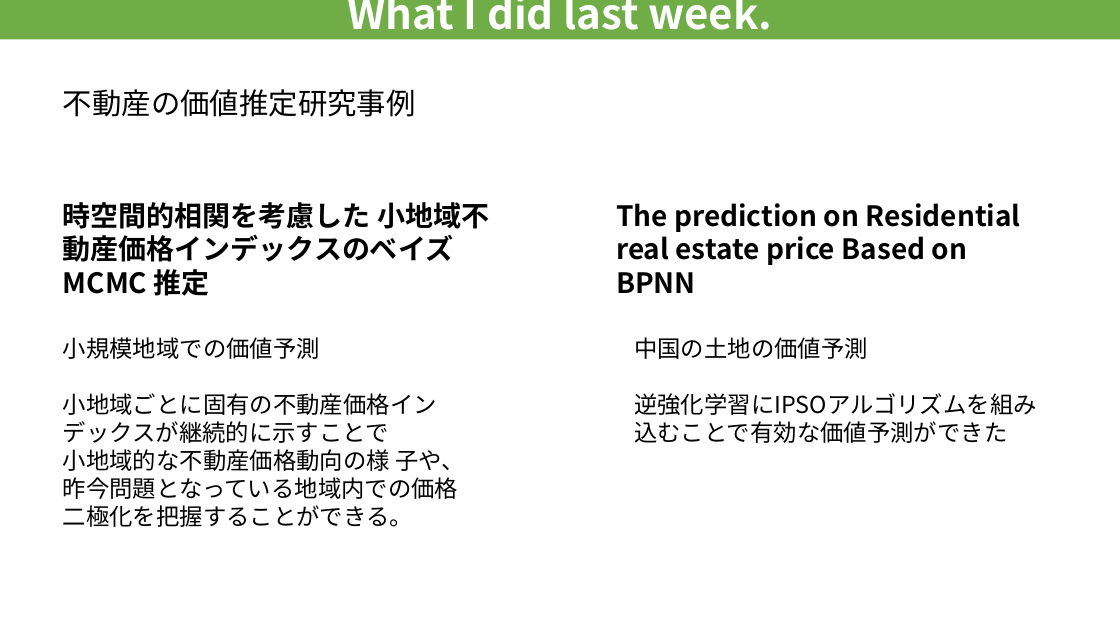
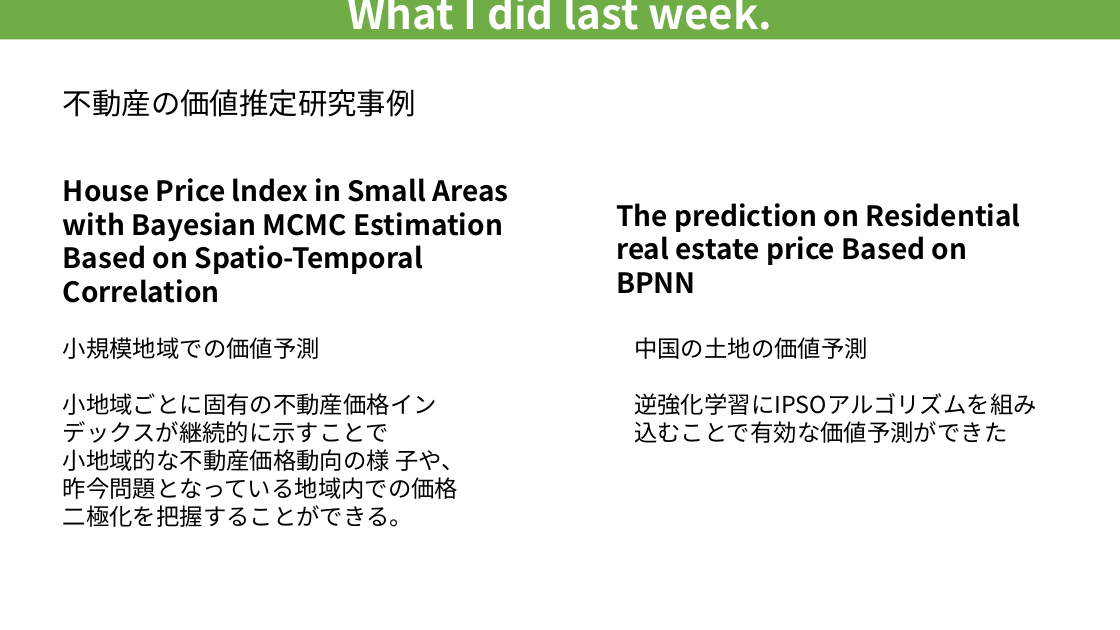
Before and after one commit to RyosukeHattori/Progress_Studies, a slide deck: slide 3 of 進捗/weel2.pptx. Drawn at 1120x630 pixels with LibreOffice and Linux fonts; fonts in the diff are those of the drawing. Boxes give left, top, right and bottom in pixels: in the first picture for what was removed or moved away, otherwise in the second. Text is boxed around its words. In the diff, an @@ line names an element or a change of style, - is before the commit and + after.

```diff
--- a/進捗/weel2.pptx
+++ b/進捗/weel2.pptx
@@ text at <box>63,178,508,303</box>: text changed @@
-時空間的相関を考慮した 小地域不動産価格インデックスのベイズ MCMC 推定
+House Price lndex in Small Areas with Bayesian MCMC Estimation Based on Spatio-Temporal Correlation
```
Also in this commit, not shown: 2 other slides changed, 1 slide added, 4 other files.
